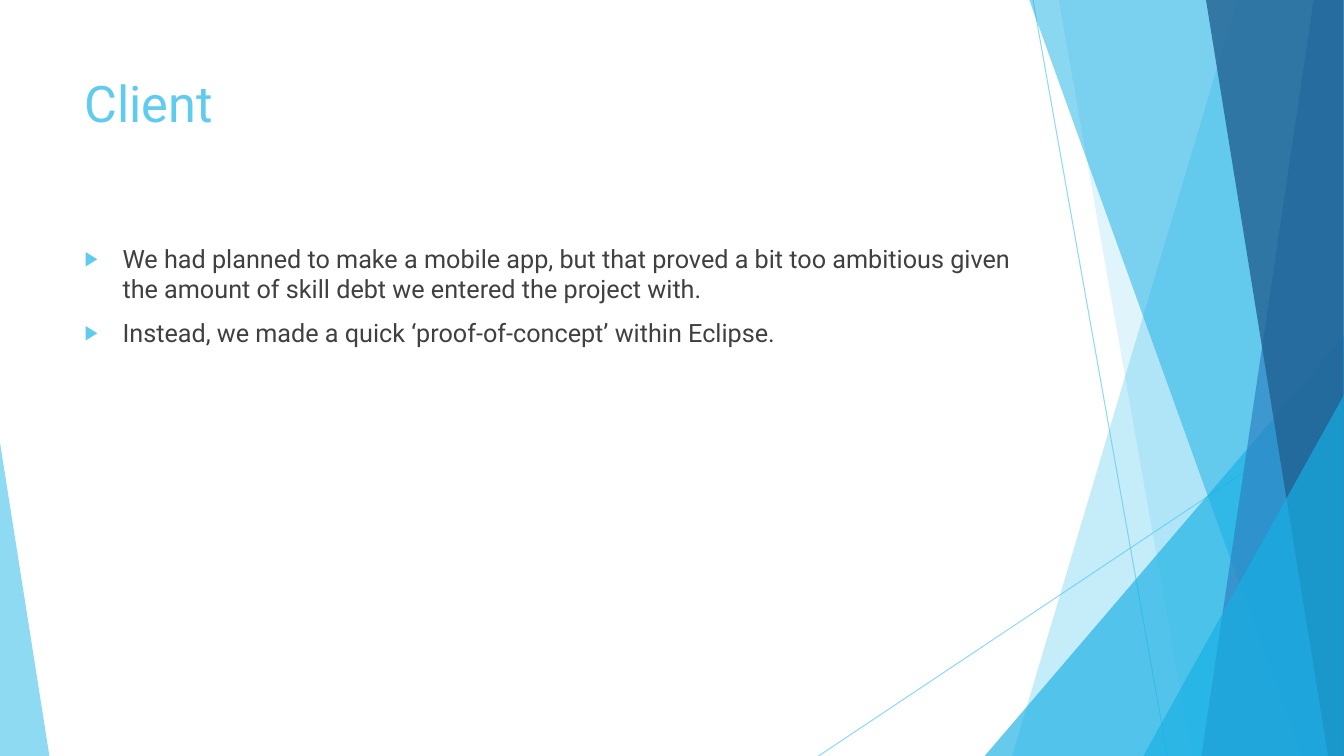
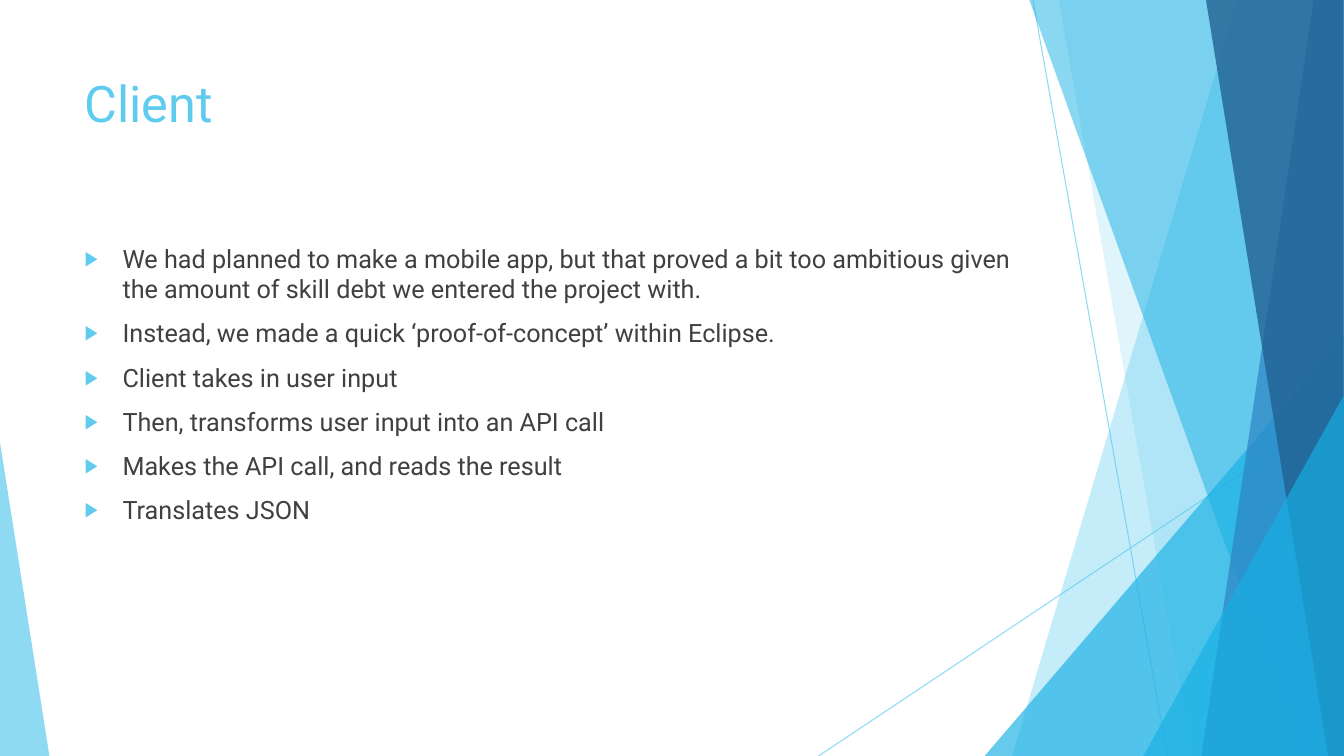
Before and after one commit to Kisted/CSC131_PROJECT, a slide deck: slide 12 of Oscar Award API.pptx. Drawn at 1344x756 pixels with LibreOffice and Linux fonts; fonts in the diff are those of the drawing. Boxes give left, top, right and bottom in pixels: in the first picture for what was removed or moved away, otherwise in the second. Text is boxed around its words. In the diff, an @@ line names an element or a change of style, - is before the commit and + after.

```diff
--- a/Oscar Award API.pptx
+++ b/Oscar Award API.pptx
@@ text at <box>123,368,604,520</box>: paragraphs added @@
+▶ Client takes in user input
+▶ Then, transforms user input into an API call
+▶ Makes the API call, and reads the result
+▶ Translates JSON
```
Also in this commit, not shown: 2 other slides changed, 2 other files.
